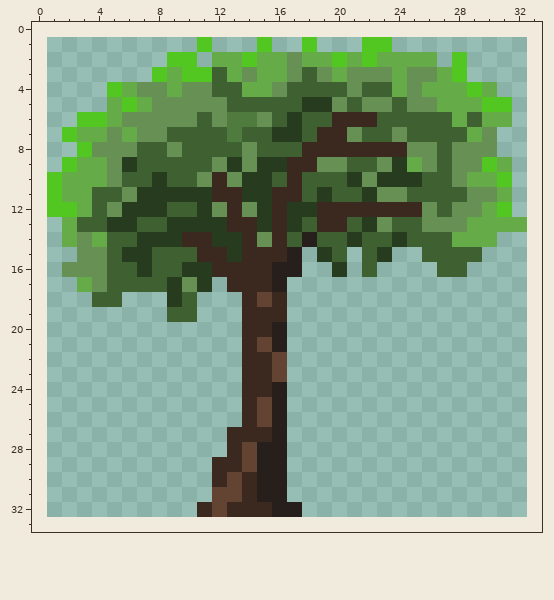
Edited in one commit: pixel-art sprite (tiles_png/trees/linden.png). This is how it looked before the edit.
The file is 32x32 pixels. The old version is drawn lined up with the new one, on the new canvas.
Now the later version:
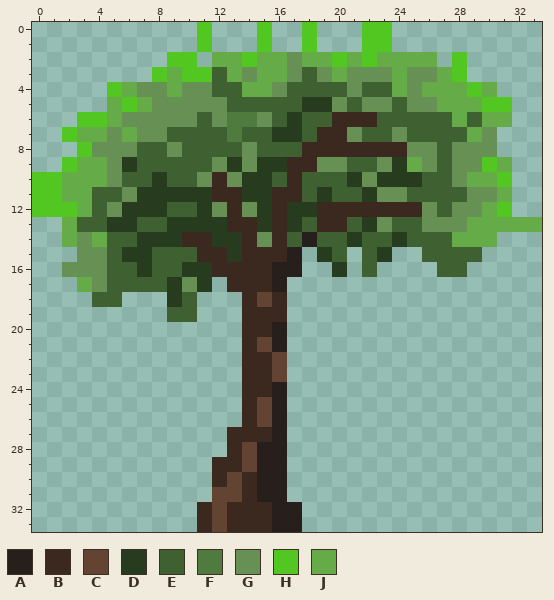
Palette (. is transparent): A #271f1b  B #3b291f  C #634331  D #273b1f  E #3f6031  F #507b3e  G #669054  H #53c721  J #65ab47
Change:
canvas 32x32 -> 34x34, the old top-left corner now at 1,1
@@ x 9..25 @@
- 0 .................
+ 0 ..H...H..H...HH..
  1 ..H...H..H...HH..
@@ x 0..33 @@
  9 ..HJJGDEEEEEGDGDDBBGGEEGDJGEGGHJ..
-10 .HJJJGEEDEEGBGDDEBEEEDGDDDEEGJJH..
-11 .HJJEEGDDDDDBBDDBBEDEEDGGEEEEGGJ..
-12 .HHJEGDDDEEDGBGDBDDBBBBBBBGEGGJH..
-13 ..JEEDDEEDDDDBBDBDEBBEDGEEGGGJJJJ.
+10 HHJJJGEEDEEGBGDDEBEEEDGDDDEEGJJH..
+11 HHJJEEGDDDDDBBDDBBEDEEDGGEEEEGGJ..
+12 HHHJEGDDDEEDGBGDBDDBBBBBBBGEGGJH..
+13 ..JEEDDEEDDDDBBDBDEBBEDGEEGGGJJJJJ
 14 ..JGJEEDDDBBDDBGBEAEEDEEDEEEJJJ...
@@ x 9..19 @@
 32 ..BCBBBAA..
-33 ...........
+33 ..BCBBBAA..
